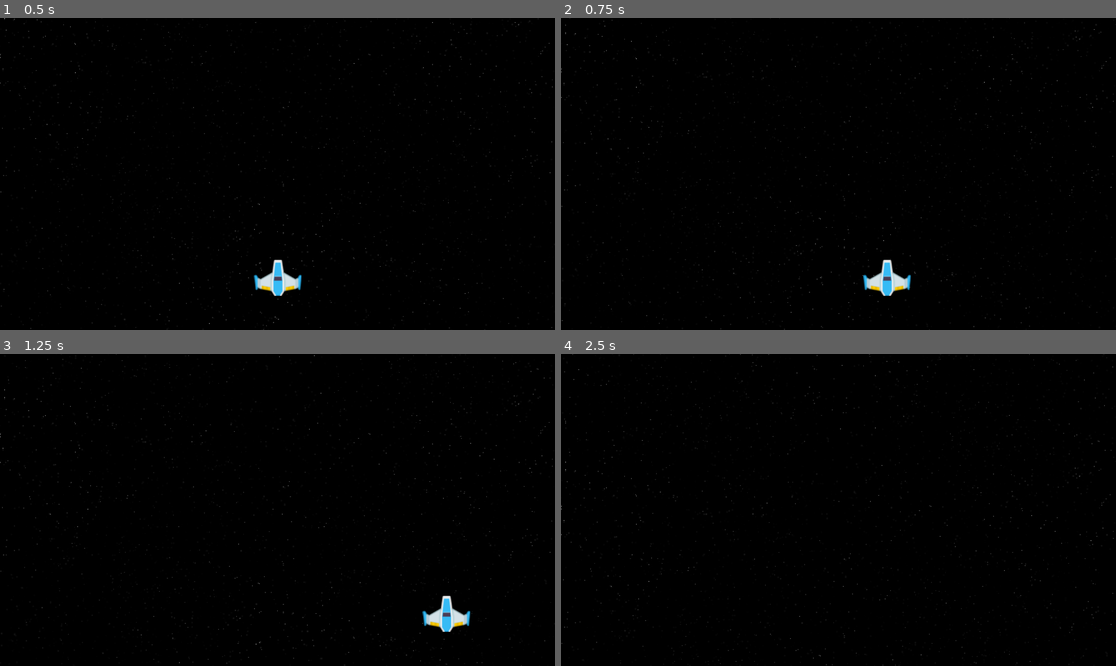
Above: before the commit, frames 1-4 (two rows, left to right).
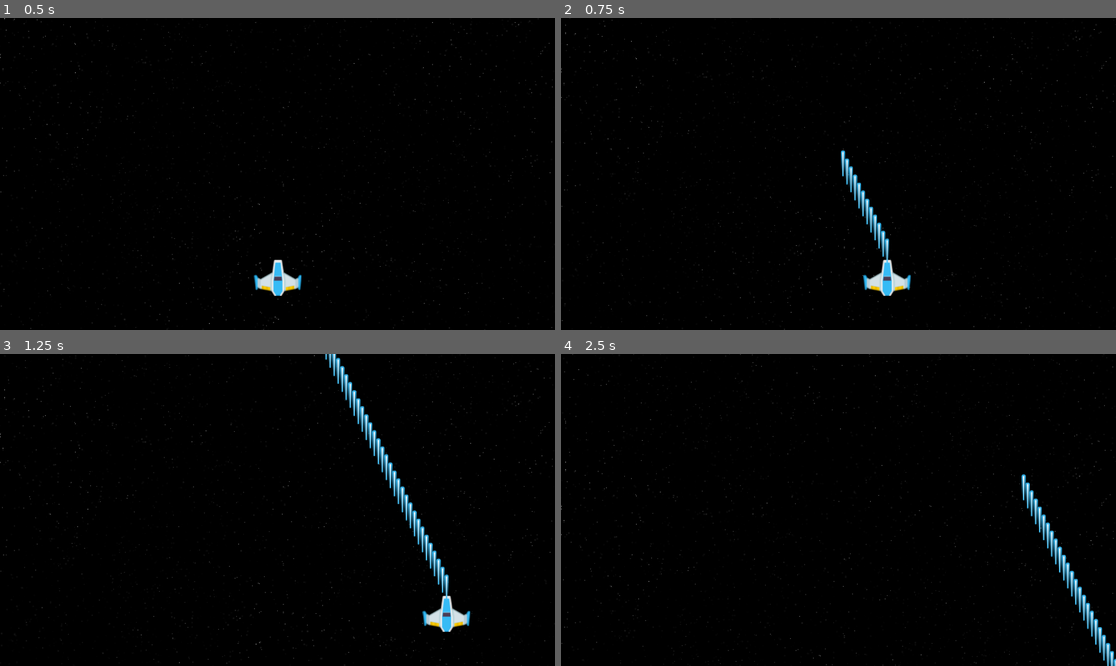
Above: after the commit, the same moments.

Repository: DavideZenobi/space-shooter
Game: Godot game, scene res://scenes/levels/level_1.tscn
The game is run twice, just before and just after one commit, with the same random seed, the same clock (stepped at 60 frames per second) and the same inputs.
Inputs:
- Up to frame 1 (0.5 s): no input
- Up to frame 2 (0.75 s): hold D (move_right) from 0.53 s (still down); hold Space (shoot) from 0.53 s (still down)
- Up to frame 3 (1.25 s): keep holding D (move_right); keep holding Space (shoot)
- Up to frame 4 (2.5 s): release D (move_right) at 1.28 s; release Space (shoot) at 1.28 s; hold S (move_down) 1.28-2.03 s; tap Space (shoot) at 1.35 s; hold D (move_right) from 2.03 s (still down); hold Space (shoot) from 2.03 s (still down)

Frame 1 is identical in both runs. In frame 2, 0.7% of the frame differs, in the area x 50-60%, y 42-79%; in frame 3, 1.7%, in the area x 58-81%, y 0-79%; in frame 4, 1.3%.

Commit message:
bullet script and scene manager code

Diff:
--- a/scenes/bullets/player_normal_bullet.gd
+++ b/scenes/bullets/player_normal_bullet.gd
@@ -1,6 +1,6 @@
 extends Node2D
 
-@export var speed = 500;
+@export var speed = 1000;
 @export var direction = Vector2(0, -1);
 
 # Called when the node enters the scene tree for the first time.
@@ -10,12 +10,8 @@
 
 # Called every frame. 'delta' is the elapsed time since the previous frame.
 func _process(delta):
-	return;
-	position += direction * speed * delta;
-
-	var viewport_rect = get_viewport_rect();
-	if position.x < viewport_rect.position.x or position.x > viewport_rect.position.x or position.y < viewport_rect.position.y or position.y > viewport_rect.y:
-		queue_free();
+	global_transform.origin += direction * speed * delta;
 
 func _on_screen_exited():
+	print("Bullet eliminated");
 	queue_free();
--- a/scenes/player/player.gd
+++ b/scenes/player/player.gd
@@ -3,11 +3,11 @@
 var speed: int = 500;
 var back_speed: int = 300;
 var direction: Vector2;
+@export var current_bullet: PackedScene;
 
 # Called when the node enters the scene tree for the first time.
 func _ready():
-	pass # Replace with function body.
-
+	SceneManager.player = self;
 
 # Called every frame. 'delta' is the elapsed time since the previous frame.
 func _process(delta):
@@ -24,8 +24,8 @@
 	move_and_slide();
 
 	if Input.is_action_pressed("shoot"):
-
-		pass;
+		SceneManager.spawn_player_bullet(current_bullet, $BulletSpawnMark.global_transform.origin);
+		print("Player position: ", global_transform.origin);
 
 func get_movement_input():
 	direction = Vector2.ZERO;
--- a/scenes/player/player.tscn
+++ b/scenes/player/player.tscn
@@ -1,13 +1,15 @@
-[gd_scene load_steps=4 format=3 uid="uid://bfklob58ogw14"]
+[gd_scene load_steps=5 format=3 uid="uid://bfklob58ogw14"]
 
 [ext_resource type="Script" path="res://scenes/player/player.gd" id="1_34q10"]
 [ext_resource type="Texture2D" uid="uid://bmsqfp7dmatrj" path="res://assets/player_ships/playerShip1_blue.png" id="2_otj2q"]
+[ext_resource type="PackedScene" uid="uid://d2otvq5dhogy4" path="res://scenes/bullets/player_normal_bullet.tscn" id="2_xchlo"]
 
 [sub_resource type="RectangleShape2D" id="RectangleShape2D_amox1"]
 size = Vector2(100, 74)
 
 [node name="Player" type="CharacterBody2D"]
 script = ExtResource("1_34q10")
+current_bullet = ExtResource("2_xchlo")
 
 [node name="Sprite2D" type="Sprite2D" parent="."]
 texture = ExtResource("2_otj2q")
--- a/scripts/scene_manager.gd
+++ b/scripts/scene_manager.gd
@@ -1 +1,10 @@
 extends Node
+
+var player: CharacterBody2D;
+
+func spawn_player_bullet(bullet_scene, position):
+	var scene_instance = bullet_scene.instantiate();
+	get_tree().current_scene.add_child(scene_instance);
+	player.add_child(scene_instance);
+	scene_instance.global_transform.origin = position;
+	print("Bullet of type: ", bullet_scene, " created");
